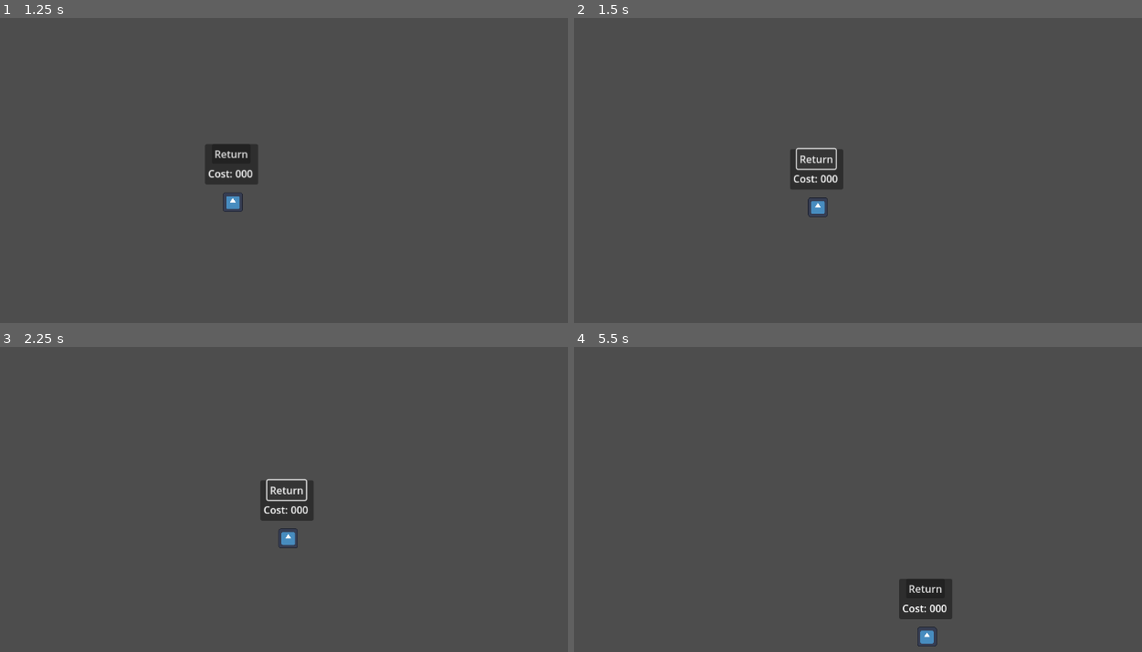
Above: before the commit, frames 1-4 (two rows, left to right).
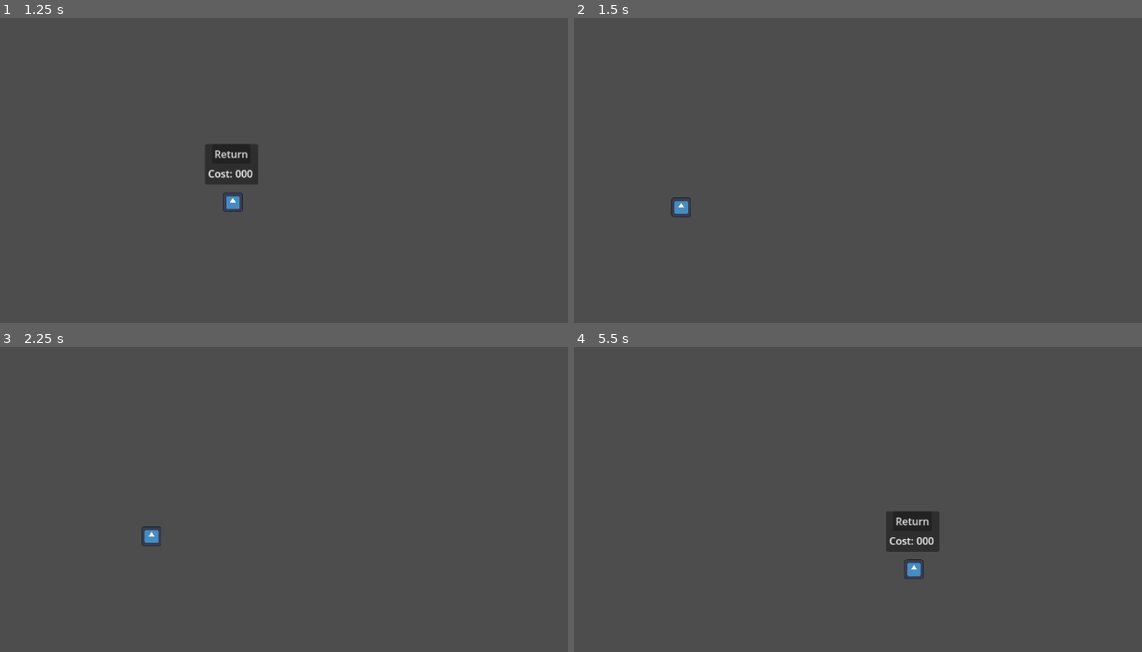
Above: after the commit, the same moments.

Repository: lplinna/Upcharge
Game: Godot game, scene res://Scenes/main_scene.tscn
The game is run twice, just before and just after one commit, with the same random seed, the same clock (stepped at 60 frames per second) and the same inputs. The engine's default icon, where the game draws it, is replaced by a stand-in: a white triangle on a blue panel in a dark square.
Inputs:
- Up to frame 1 (1.25 s): hold D (move_right) from 0.53 s (still down); tap W (move_up) at 0.77 s
- Up to frame 2 (1.5 s): release D (move_right) at 1.25 s; click "Return" at 1.25 s
- Up to frame 3 (2.25 s): hold D (move_right) from 2.03 s (still down)
- Up to frame 4 (5.5 s): tap W (move_up) at 2.27, 3.77, 4.52, 5.27 s; release D (move_right) at 2.78 s; hold A (move_left) 2.78-3.53 s; hold D (move_right) 3.53-5.03 s; hold A (move_left) from 5.03 s (still down)

Frame 1 is identical in both runs. In frame 2, 1.1% of the frame differs, in the area x 17-48%, y 42-66%; in frame 3, 1.1%; in frame 4, 2.6%, in the area x 54-67%, y 54-99%.

Commit message:
pop up button basic logic

Diff:
--- a/Scenes/PopUp.tscn
+++ b/Scenes/PopUp.tscn
@@ -44,7 +44,7 @@
 text = "000"
 
 [node name="Timer" type="Timer" parent="."]
-wait_time = 3.0
+wait_time = 5.0
 one_shot = true
 
 [connection signal="timeout" from="Timer" to="." method="_on_timer_timeout"]
--- a/Scenes/main_scene.tscn
+++ b/Scenes/main_scene.tscn
@@ -42,6 +42,7 @@
 offset_bottom = -88.0
 
 [node name="StaticBody2D" type="StaticBody2D" parent="."]
+
 [node name="BottomGround" type="StaticBody2D" parent="."]
 position = Vector2(576, 615)
 
--- a/Scripts/Player.gd
+++ b/Scripts/Player.gd
@@ -1,4 +1,5 @@
 extends CharacterBody2D
+class_name Player
 
 @export var move_speed: float = 700/2
 @export var gravity_intensity: float = 300*4
@@ -7,13 +8,17 @@
 @export var buffer_space: int = 10
 @export var fall_threshold: float = 100
 
+@onready var PopUp = $PopUp
+
 var time_jump_pressed: float = 0
 var old_velx: float = 0
-
 var up_y: float = 0
 var down_y: float = 0
 
-@onready var PopUp = $PopUp
+var highest_platform_reached: KinematicCollision2D
+
+func _ready():
+	PopUp.init(self)
 
 func _physics_process(delta):
 	velocity.y += gravity_intensity * delta
@@ -26,6 +31,11 @@
 	var fall_distance = up_y - down_y
 
 	if is_on_floor():
+		for i in get_slide_collision_count():
+			var collision = get_slide_collision(i)
+			if highest_platform_reached == null or collision.get_position().y < highest_platform_reached.get_position().y:
+				highest_platform_reached = collision
+
 		if !PopUp.visible and fall_distance > fall_threshold :
 			PopUp.visible = true
 			var timer = PopUp.get_node("Timer") as Timer
@@ -51,3 +61,7 @@
 		old_velx = 0
 
 	move_and_slide()
+
+func handle_button():
+	position = highest_platform_reached.get_position()
+	PopUp.visible = false
--- a/Scripts/PopUp.gd
+++ b/Scripts/PopUp.gd
@@ -1,5 +1,10 @@
 extends Control
+
+@onready var button = $Panel/VBoxContainer/Button
 
 func _on_timer_timeout():
 	print('timeout')
 	self.visible = false
+
+func init(player_ref: Player):
+	button.pressed.connect(player_ref.handle_button)
Not shown: 1 places in Scenes/main_scene.tscn that only renumber resources
